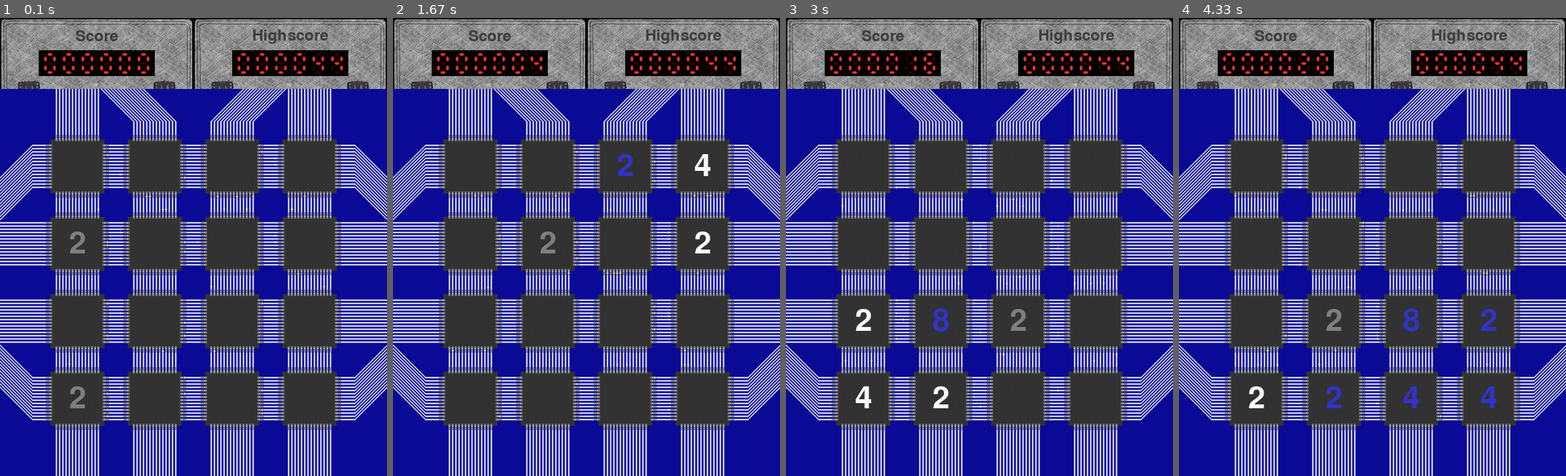
Above: before the commit, frames 1-4 (left to right).
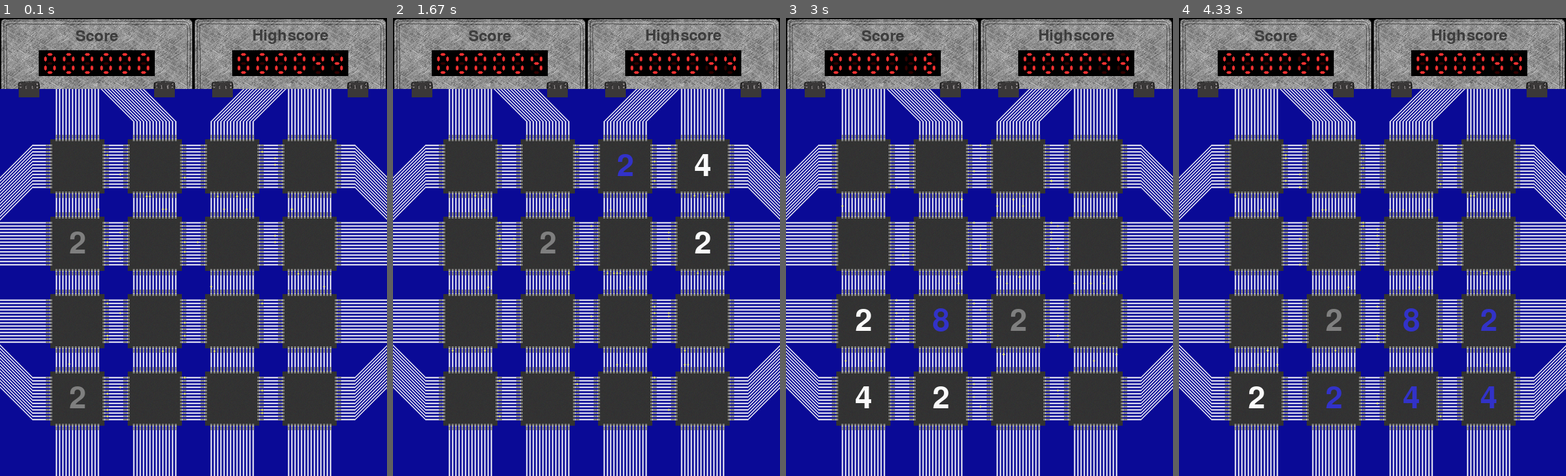
Above: after the commit, the same moments.

Repository: Marco-Meyer/TINF13AIBI-Kinect
Game: pygame game, started from 2048.py
Two runs of this game, one before a commit and one after it. Both use one fixed random seed, a clock stepped at 60 frames per second and the inputs below.
Inputs:
- Up to frame 1 (0.1 s): no input
- Up to frame 2 (1.67 s): hold Right 0.33-0.8 s; hold Up 0.83-1.13 s; hold Right 1.17-1.63 s
- Up to frame 3 (3 s): hold Left 1.67-2.2 s; hold Down 2.23-2.53 s; hold Left 2.57-2.97 s
- Up to frame 4 (4.33 s): hold Up 3-3.37 s; hold Right 3.4-4.03 s; hold Down from 4.07 s (still down)

The runs differ from the first frame. In frame 1, 0.4% of the frame differs, in the area x 4-96%, y 15-18%; in frame 2, 0.4%; in frame 3, 0.4%; in frame 4, 0.4%.

Commit message:
Render Transition-Clips

Diff:
--- a/2048.py
+++ b/2048.py
@@ -62,6 +62,7 @@
 #Upper Surface ('Scorebar')
 U1 = S.subsurface((0, 0, reswH, vext))
 U2 = S.subsurface((reswH, 0, reswH, vext))
+
 
 if SOUNDS:
     from sounds import Sounds
@@ -255,6 +256,12 @@
                 elif delta[x,y]:blit_centered(D, deltas[val],pos)
                 else:blit_centered(D, text[val],pos)
 
+        #Transition
+        D.fill((58,56,56),P.Rect(29,0,32,13))
+        D.fill((58,56,56),P.Rect(239,0,32,13))
+        D.fill((58,56,56),P.Rect(329,0,32,13))
+        D.fill((58,56,56),P.Rect(539,0,32,13))
+
         if gameover:
             convertToGreyScale(D)
             D.blit(GO, (0,0))
